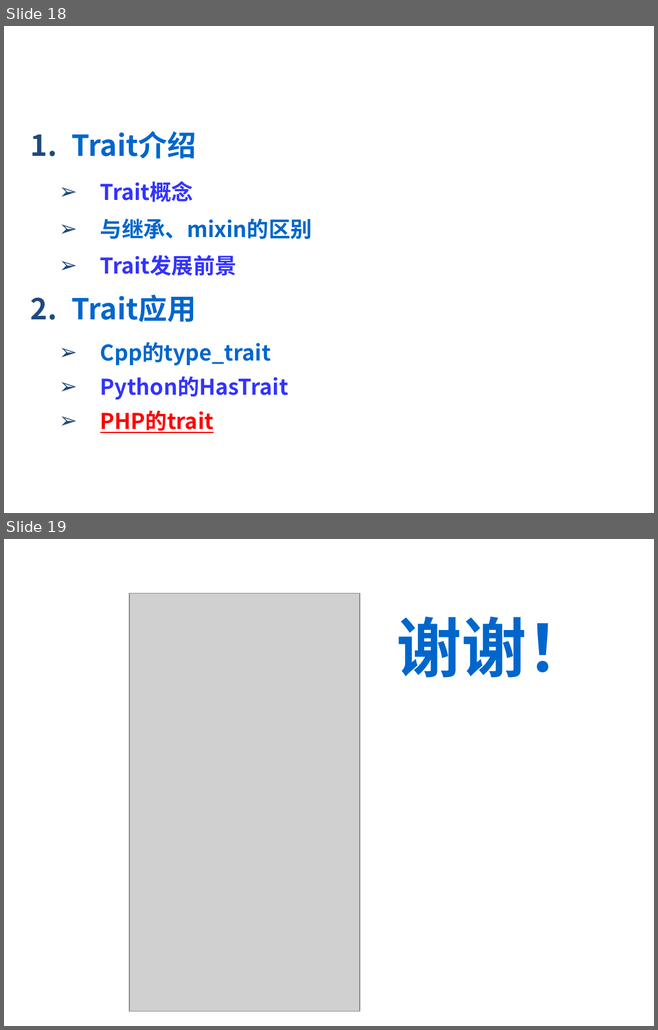
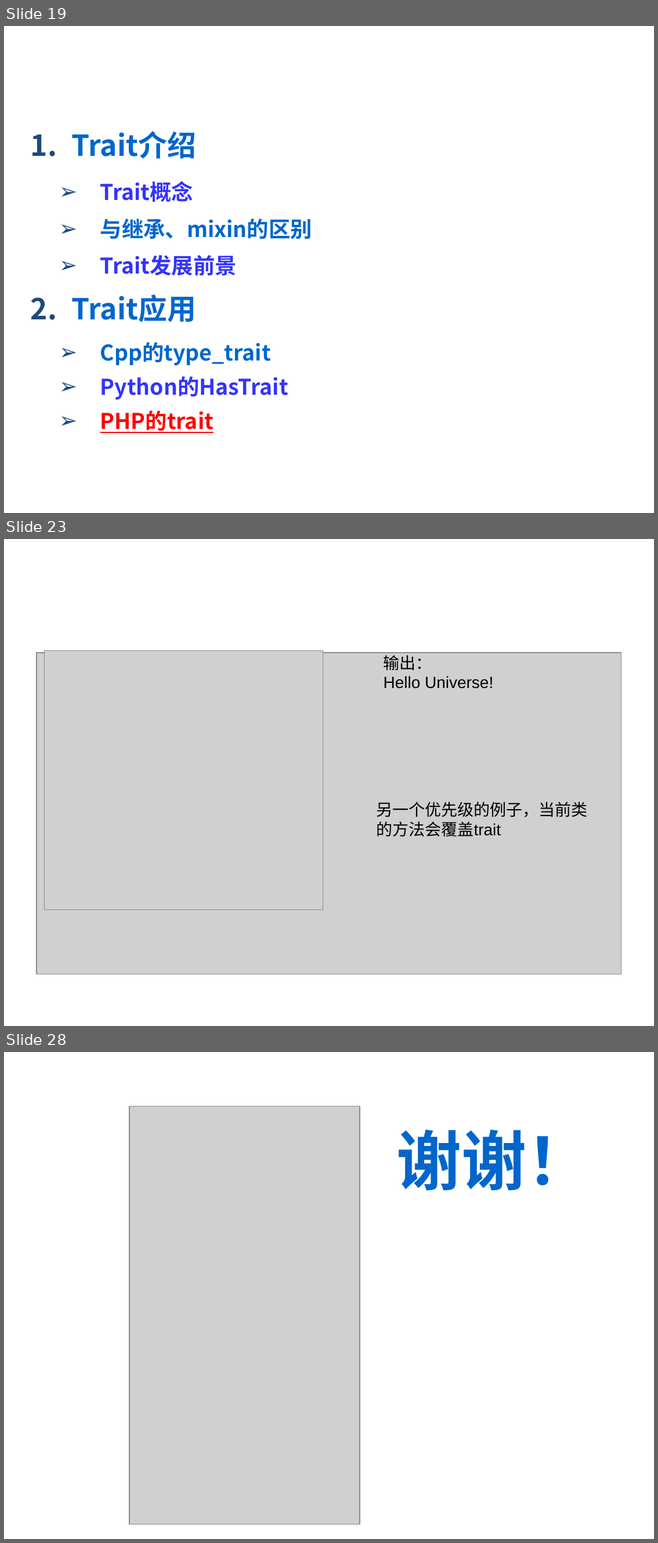
Before and after one commit to 2017-CompilerH-a3/Teamwork-Traits, a slide deck: trait.ppt. Shown one above the other, each under a label of ours: slides 18 and 19 before the commit, slides 19, 23 and 28 after it; the slides between them are not shown. The pictures are 658x1030 and 658x1543 pixels, drawn with LibreOffice and Linux fonts; fonts in the diff are those of the drawing; grey boxes stand for pictures; background and template pictures are left out. Boxes give left, top, right and bottom in pixels: in the first picture for what was removed or moved away, otherwise in the second. Text is boxed around its words. In the diff, an @@ line names an element or a change of style, - is before the commit and + after.

```diff
--- a/trait.ppt
+++ b/trait.ppt
@@ slide 23 added at box(4, 539, 654, 1026), background picture (left out) @@
@@ text added at box(36, 559, 394, 599), 28 pt, text #FFFFFF, bold, italic @@
+PHP中的traits
@@ picture added at box(36, 653, 621, 974) @@
@@ picture added at box(44, 651, 322, 910) @@
@@ text added at box(383, 653, 493, 689), 18 pt, text #000000 @@
+输出：
+Hello Universe!
@@ text added at box(376, 802, 587, 837), 18 pt, text #000000 @@
+另一个优先级的例子，当前类的方法会覆盖trait
@@ what was slide 18 is now slide 19 @@
@@ what was slide 19 is now slide 28 @@
```
Also in this commit, not shown: 8 slides changed, 8 other slides added.
